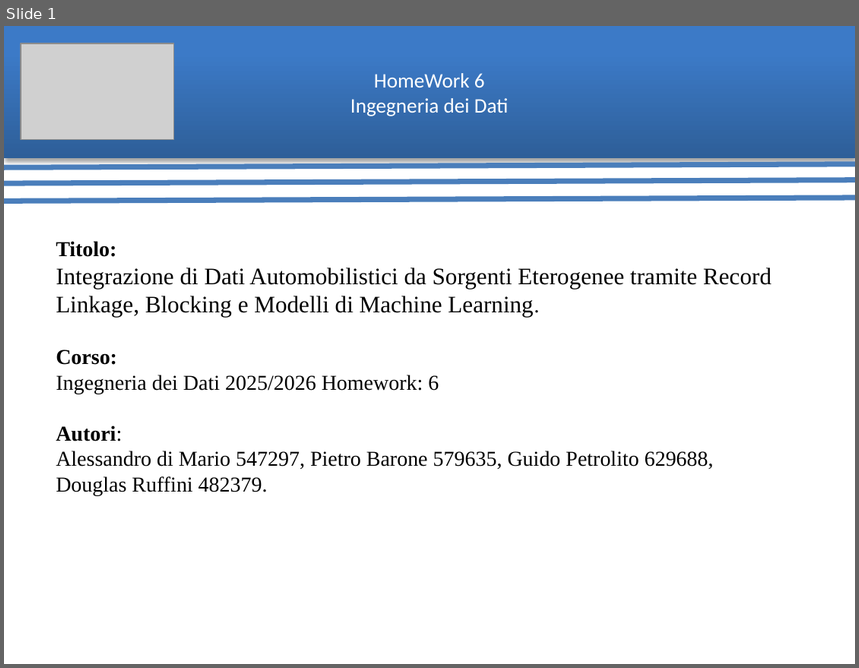
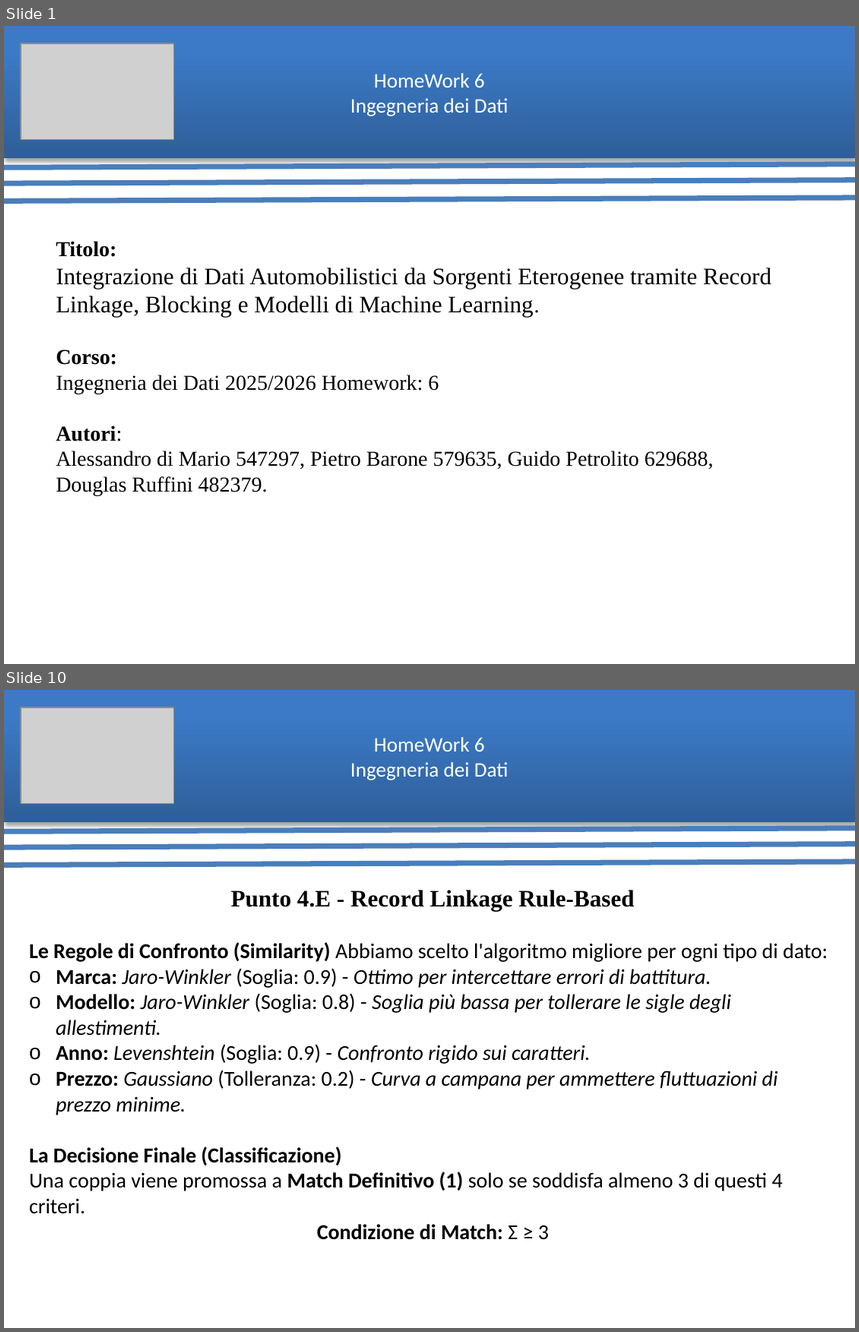
Before and after one commit to ArthexTheKing/Ingegneria-dei-Dati, a slide deck: Homework 6/pdf/Presentazione HomeWork 6.pptx. Shown one above the other, each under a label of ours: slide 1 before the commit, slides 1 and 10 after it; the slides between them are not shown. The pictures are 859x668 and 859x1332 pixels, drawn with LibreOffice and Linux fonts; fonts in the diff are those of the drawing; grey boxes stand for pictures. Boxes give left, top, right and bottom in pixels: in the first picture for what was removed or moved away, otherwise in the second. Text is boxed around its words. In the diff, an @@ line names an element or a change of style, - is before the commit and + after.

```diff
--- a/Homework 6/pdf/Presentazione HomeWork 6.pptx
+++ b/Homework 6/pdf/Presentazione HomeWork 6.pptx
@@ slide 10 added at <box>4,690,855,1328</box>, background #FFFFFF @@
@@ rectangle added at <box>4,690,855,822</box>, fill gradient #2F5F99 to #3D7CC7 to #3A7CCB, 17.6 pt, text #FFFFFF @@
+HomeWork 6
+Ingegneria dei Dati
@@ picture added at <box>21,708,174,804</box> @@
@@ line added from (4, 831) to (855, 828), #4B7EBC 4.5 pt @@
@@ line added from (4, 847) to (855, 844), #4B7EBC 4.5 pt @@
@@ line added from (4, 866) to (855, 862), #4B7EBC 4.5 pt @@
@@ text added at <box>29,890,828,1240</box>, 18 pt, text #000000 @@
+Punto 4.E - Record Linkage Rule-Based
+Le Regole di Confronto (Similarity) Abbiamo scelto l'algoritmo migliore per ogni tipo di dato:
+o Marca: Jaro-Winkler (Soglia: 0.9) - Ottimo per intercettare errori di battitura.
+o Modello: Jaro-Winkler (Soglia: 0.8) - Soglia più bassa per tollerare le sigle degli allestimenti.
+o Anno: Levenshtein (Soglia: 0.9) - Confronto rigido sui caratteri.
+o Prezzo: Gaussiano (Tolleranza: 0.2) - Curva a campana per ammettere fluttuazioni di prezzo minime.
+La Decisione Finale (Classificazione)
+Una coppia viene promossa a Match Definitivo (1) solo se soddisfa almeno 3 di questi 4 criteri.
+Condizione di Match: Σ ≥ 3
```
Also in this commit, not shown: 10 slides changed, 3 other slides added, 3 slides removed, 1 other file.
